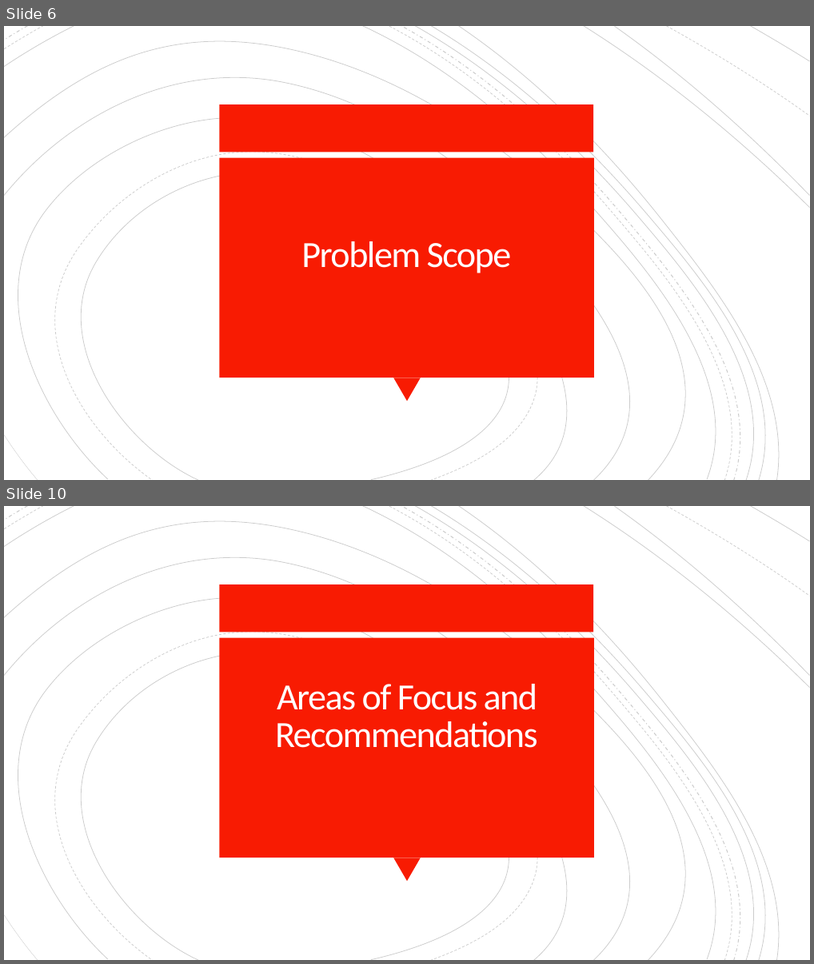
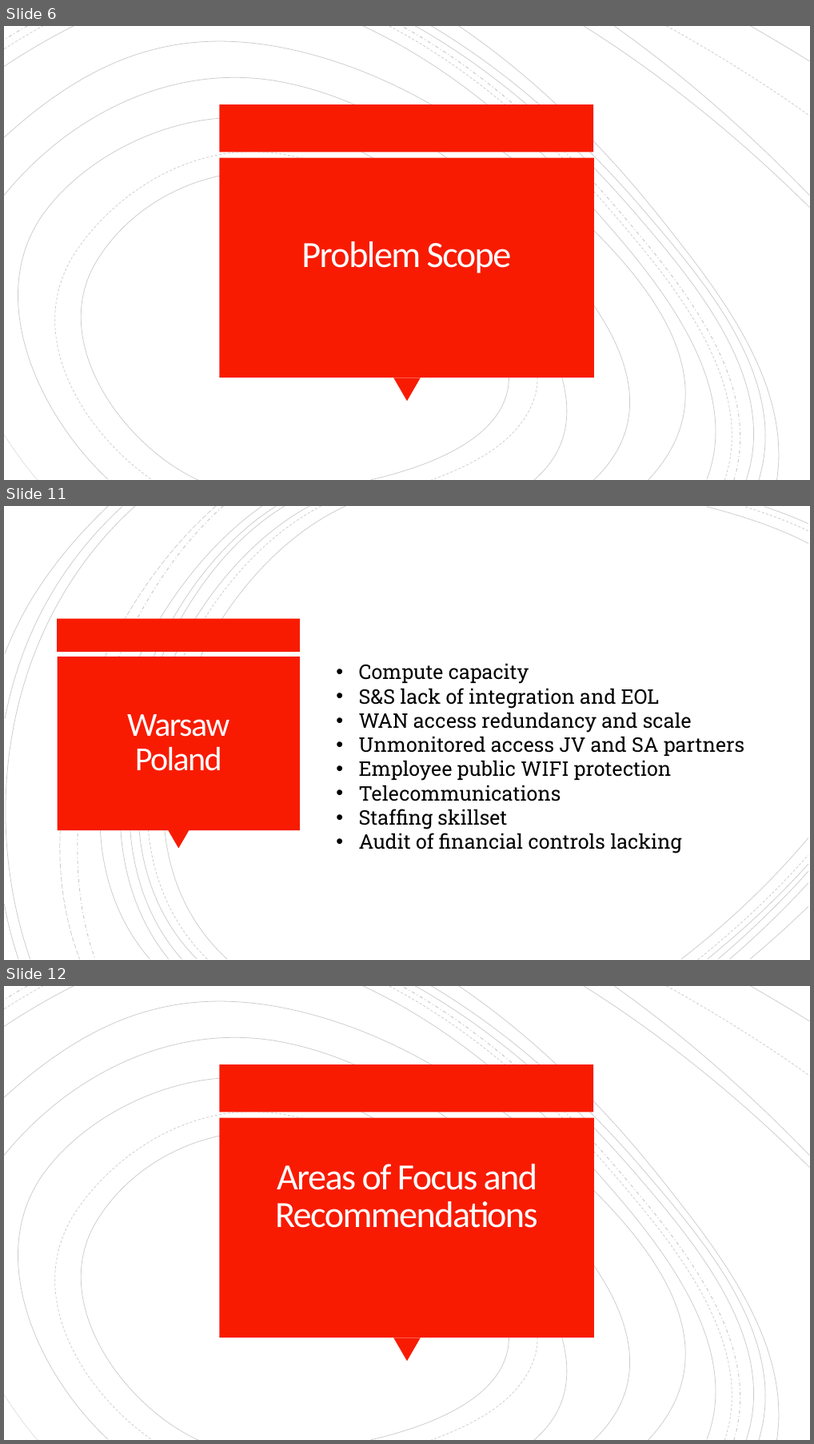
Before and after one commit to Chad-Ballay/Cybersecurity-work-class, a slide deck: classes/CIS312/project/outline_week6.pptx. Shown one above the other, each under a label of ours: slides 6 and 10 before the commit, slides 6, 11 and 12 after it; the slides between them are not shown. The pictures are 814x964 and 814x1444 pixels, drawn with LibreOffice and Linux fonts; fonts in the diff are those of the drawing. Boxes give left, top, right and bottom in pixels: in the first picture for what was removed or moved away, otherwise in the second. Text is boxed around its words. In the diff, an @@ line names an element or a change of style, - is before the commit and + after.

```diff
--- a/classes/CIS312/project/outline_week6.pptx
+++ b/classes/CIS312/project/outline_week6.pptx
@@ slide 11 added at box(4, 506, 810, 960), background #FFFFFF @@
@@ group added at box(4, 506, 809, 960): 21 freeform shapes @@
@@ rectangle added at box(58, 619, 301, 652), fill #F81B02 @@
@@ rectangle added at box(58, 656, 300, 830), fill #F81B02 @@
@@ text added at box(359, 663, 745, 853), 24 pt, text #000000 @@
+• Compute capacity
+• S&S lack of integration and EOL
+• WAN access redundancy and scale
+• Unmonitored access JV and SA partners
+• Employee public WIFI protection
+• Telecommunications
+• Staffing skillset
+• Audit of financial controls lacking
@@ title added at box(127, 714, 230, 771), 40 pt, text #FFFEFF @@
+Warsaw
+Poland
@@ triangle added at box(168, 830, 189, 848), fill #F81B02 @@
@@ what was slide 10 is now slide 12 @@
```
Also in this commit, not shown: 10 slides changed, 3 other slides added, 2 slides removed, 8 other files.
